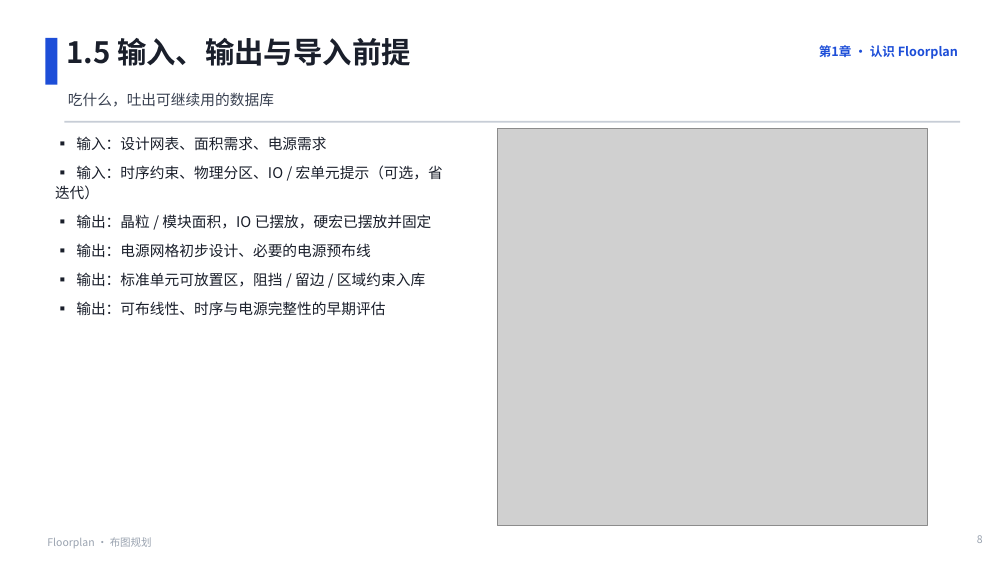
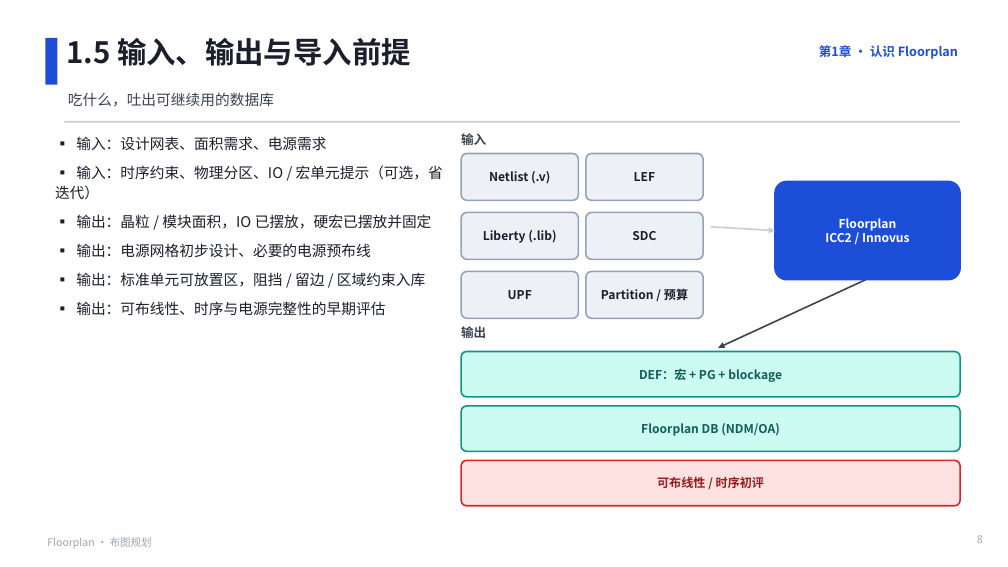
Before and after one commit to JinChengZ18/IC_Learning_Material, a slide deck: slide 8 of IC_Backend_Notes/slides/05_Floorplan.pptx. Drawn at 1008x567 pixels with LibreOffice and Linux fonts; fonts in the diff are those of the drawing; grey boxes stand for pictures. Boxes give left, top, right and bottom in pixels: in the first picture for what was removed or moved away, otherwise in the second. Text is boxed around its words. In the diff, an @@ line names an element or a change of style, - is before the commit and + after.

```diff
--- a/IC_Backend_Notes/slides/05_Floorplan.pptx
+++ b/IC_Backend_Notes/slides/05_Floorplan.pptx
@@ text added at (461,133,486,145), 12 pt, text #3A4252, bold @@
+输入
@@ picture removed at (498,129,928,526) @@
@@ rounded rectangle added at (461,154,578,200), fill #EDF0F4, outline #94A3B8 1.5 pt, 11.5 pt, text #1A1F2B, bold @@
+Netlist (.v)
@@ rounded rectangle added at (586,154,703,200), fill #EDF0F4, outline #94A3B8 1.5 pt, 11.5 pt, text #1A1F2B, bold @@
+LEF
@@ rounded rectangle added at (775,181,960,280), fill #1D4ED8, outline #1D4ED8 1.5 pt, 11.5 pt, text #FFFFFF, bold @@
+Floorplan
+ICC2 / Innovus
@@ rounded rectangle added at (461,212,578,259), fill #EDF0F4, outline #94A3B8 1.5 pt, 11.5 pt, text #1A1F2B, bold @@
+Liberty (.lib)
@@ rounded rectangle added at (586,212,703,259), fill #EDF0F4, outline #94A3B8 1.5 pt, 11.5 pt, text #1A1F2B, bold @@
+SDC
@@ arrow added from (711, 227) to (775, 231), #C7CDD6 1.5 pt @@
@@ rounded rectangle added at (461,271,578,318), fill #EDF0F4, outline #94A3B8 1.5 pt, 11.5 pt, text #1A1F2B, bold @@
+UPF
@@ rounded rectangle added at (586,271,703,318), fill #EDF0F4, outline #94A3B8 1.5 pt, 11.5 pt, text #1A1F2B, bold @@
+Partition / 预算
@@ arrow added from (866, 280) to (718, 348), #3A4252 1.5 pt @@
@@ text added at (461,326,486,338), 12 pt, text #3A4252, bold @@
+输出
@@ rounded rectangle added at (461,352,960,397), fill #CCFBF1, outline #0D9488 1.5 pt, 11.5 pt, text #115E59, bold @@
+DEF：宏 + PG + blockage
@@ rounded rectangle added at (461,406,960,451), fill #CCFBF1, outline #0D9488 1.5 pt, 11.5 pt, text #115E59, bold @@
+Floorplan DB (NDM/OA)
@@ rounded rectangle added at (461,461,960,506), fill #FEE2E2, outline #DC2626 1.5 pt, 11.5 pt, text #991B1B, bold @@
+可布线性 / 时序初评
```
Also in this commit, not shown: 4 other slides changed, 7 other files.
